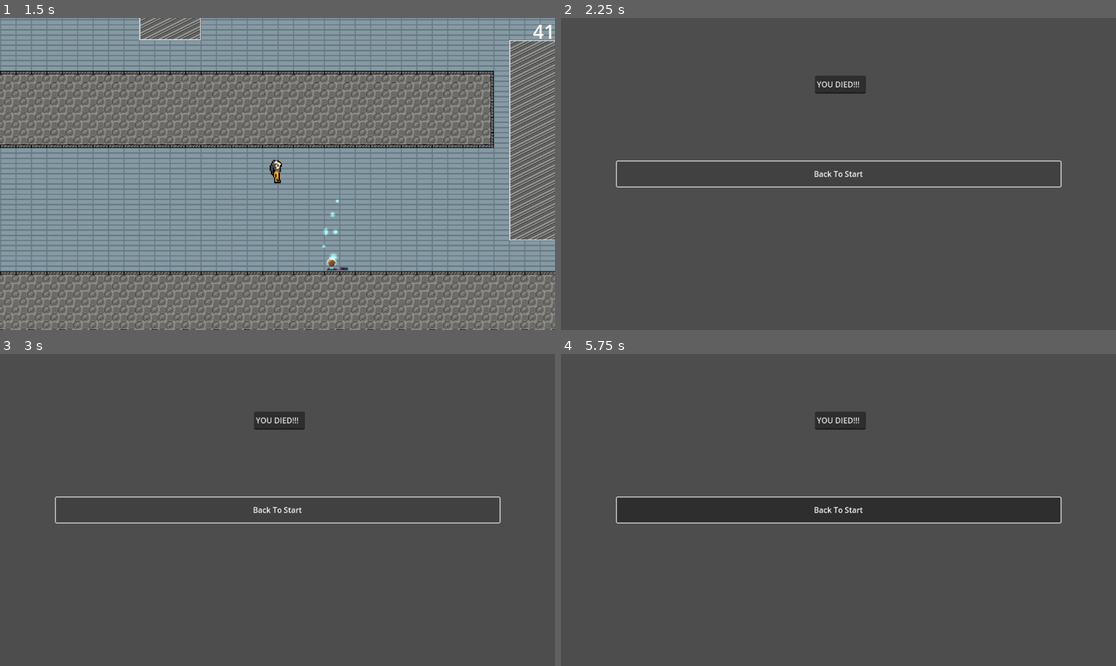
Above: before the commit, frames 1-4 (two rows, left to right).
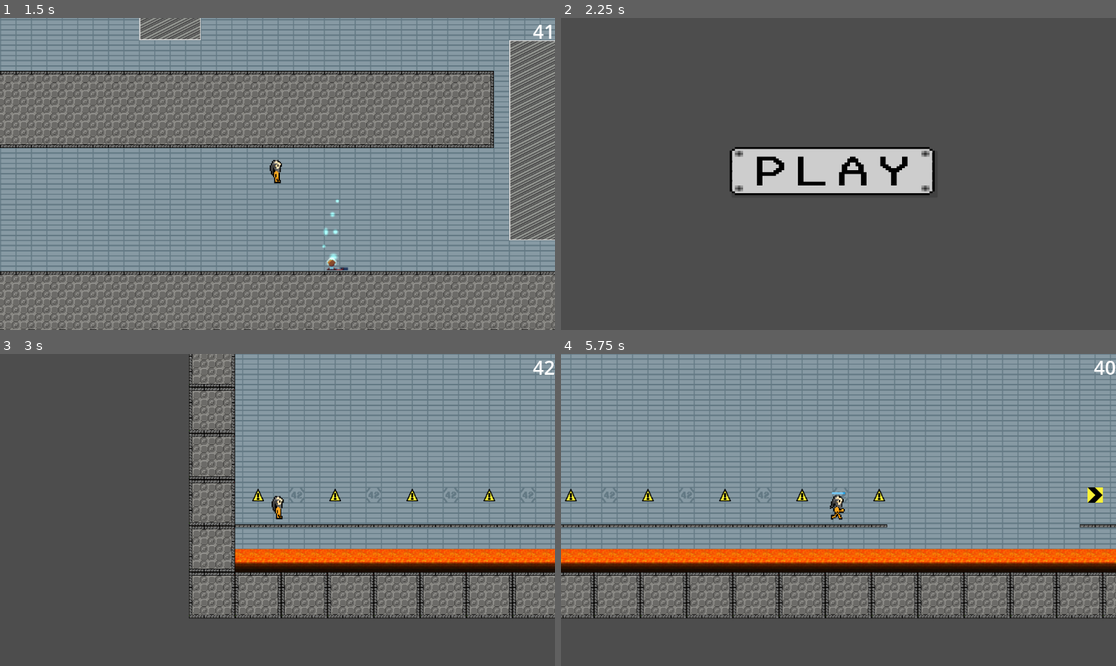
Above: after the commit, the same moments.

Repository: tristeceratops/42GameJam
Game: Godot game, scene res://level/level_02_aai.tscn
Same seed, same stepped clock (60 frames per second), same inputs: the game is played once before the commit and once after it. This scene is started directly instead of the project's main scene.
Inputs (mouse positions are in pixels of both pictures, inside the frame that each line leads up to; where the layout moved, square brackets give the same spot in the first picture):
- Up to frame 1 (1.5 s): move the mouse to (399, 158) at 0.52 s; hold S (crouch) 0.53-1.28 s; hold D (move_right) from 0.53 s (still down); tap Space (jump) at 0.77 s; move the mouse to (166, 189) at 1.27 s; tap E (dash) at 1.35 s
- Up to frame 2 (2.25 s): tap Space (jump) at 1.52 s; release D (move_right) at 2 s; click "Back To Start" at 2 s
- Up to frame 3 (3 s): click (271, 510) [277, 510] at 2.75 s
- Up to frame 4 (5.75 s): move the mouse to (894, 441) at 3.52 s; hold A (move_left) 3.53-4.28 s; click (894, 441) at 3.6 s; move the mouse to (810, 572) at 4.27 s; hold D (move_right) from 4.28 s (still down); tap S (crouch) at 4.35 s; move the mouse to (1005, 556) at 5.02 s; tap E (dash) at 5.1 s

Frame 1 is identical in both runs. In frame 2, 6.3% of the frame differs, in the area x 9-91%, y 18-57%; in frame 3, 53%; in frame 4, 81%, in the area x 0-100%, y 0-85%.

Commit message:
did some stuff :3

Diff:
--- a/george-game/level/level_02_aai.tscn
+++ b/george-game/level/level_02_aai.tscn
@@ -1,9 +1,11 @@
-[gd_scene load_steps=21 format=4 uid="uid://dlsmmq3i2e7jd"]
+[gd_scene load_steps=23 format=4 uid="uid://dlsmmq3i2e7jd"]
 
 [ext_resource type="PackedScene" uid="uid://6as4jbekq0c3" path="res://recource/player.tscn" id="1_yugs6"]
 [ext_resource type="Texture2D" uid="uid://bwyi46cjn8qqu" path="res://art/tileset/big_set_1.png" id="2_ntrqo"]
 [ext_resource type="PackedScene" uid="uid://tdbww7qbhgv8" path="res://recource/timer_canvas.tscn" id="3_1om8b"]
 [ext_resource type="PackedScene" uid="uid://dqrikso5ejkmn" path="res://traps/tesla_trap/scenes/lighting_trap.tscn" id="4_cu4u7"]
+[ext_resource type="PackedScene" uid="uid://bv0trqfxr167k" path="res://testing stages/boss_level/door/door.tscn" id="5_kcnlg"]
+[ext_resource type="PackedScene" uid="uid://cratt5wfcovvp" path="res://recource/loading_zone.tscn" id="6_udv20"]
 
 [sub_resource type="OccluderPolygon2D" id="OccluderPolygon2D_v6533"]
 polygon = PackedVector2Array(-16, -16, 16, -16, 16, 16, -16, 16)
@@ -260,3 +262,10 @@
 position = Vector2(-1980.25, -1040.25)
 shape = SubResource("RectangleShape2D_qx2ml")
 debug_color = Color(0.878411, 0.298254, 0.432637, 0.42)
+
+[node name="Node2D" parent="." instance=ExtResource("5_kcnlg")]
+position = Vector2(1264, -2211)
+
+[node name="loading zone" parent="." instance=ExtResource("6_udv20")]
+position = Vector2(1270, -2211)
+next_level = "res://level/level_basti.tscn"
--- a/george-game/old stuff/scripts/last main/death_screen.gd
+++ b/george-game/old stuff/scripts/last main/death_screen.gd
@@ -12,4 +12,4 @@
 
 
 func _on_button_pressed() -> void:
-	get_tree().change_scene_to_file("res://recources/starting screen.tscn")
+	get_tree().change_scene_to_file("res://recource/starting screen.tscn")
--- a/george-game/old stuff/scripts/last main/starting_screen.gd
+++ b/george-game/old stuff/scripts/last main/starting_screen.gd
@@ -11,7 +11,7 @@
 
 func _on_button_pressed() -> void:
 	print("Button Pressed!")
-	random_level()# Debug: Check if the button press is detected
+	get_tree().change_scene_to_file("res://level/level_thomas.tscn")# Debug: Check if the button press is detected
 		# Get all files in the folder
 
 func random_level():
Not shown, changed: george-game/level/level_basti.tscn
